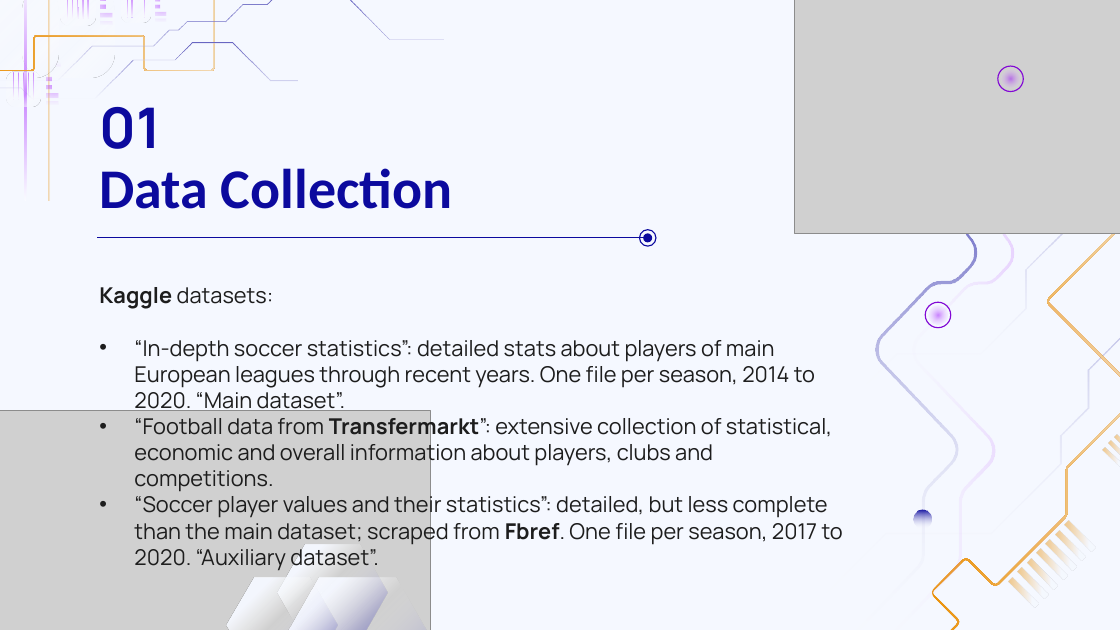
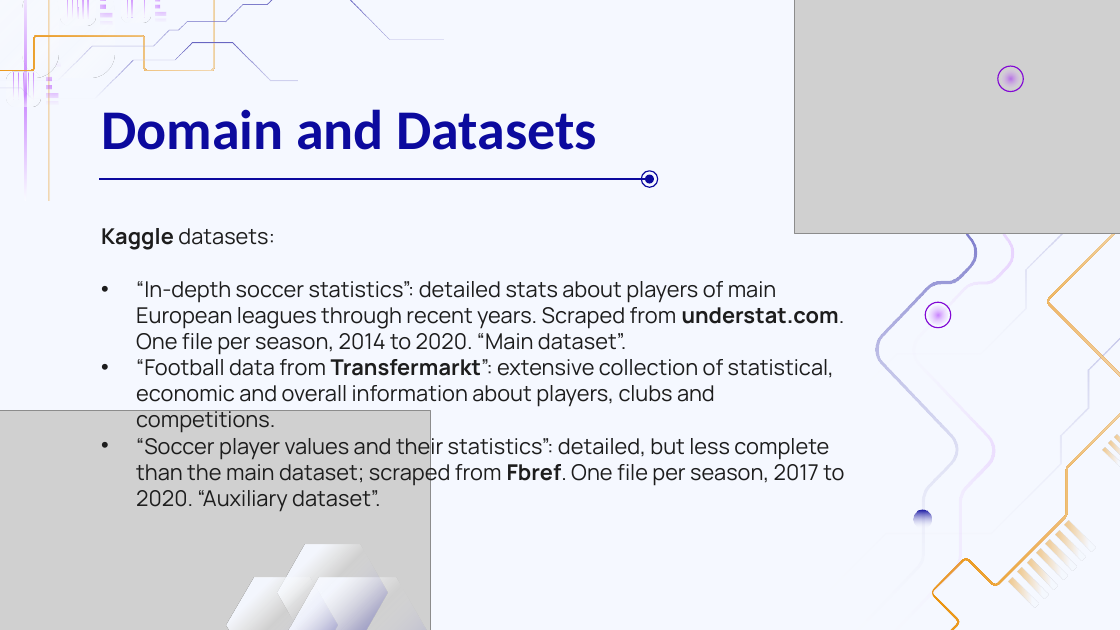
Before and after one commit to MarcoGasparini00/DataCrafters, a slide deck: slide 5 of presentation/DB2.pptx (slide 4 before the commit). Drawn at 1120x630 pixels with LibreOffice and Linux fonts; fonts in the diff are those of the drawing; grey boxes stand for pictures. Boxes give left, top, right and bottom in pixels: in the first picture for what was removed or moved away, otherwise in the second. Text is boxed around its words. In the diff, an @@ line names an element or a change of style, - is before the commit and + after.

Commit message:
MG updated ppt

```diff
--- a/presentation/DB2.pptx
+++ b/presentation/DB2.pptx
@@ title removed at bbox=[99, 107, 160, 149] @@
-01
@@ title at bbox=[101, 109, 597, 150]: text changed @@
-Data Collection
+Domain and Datasets
@@ line moved from (97, 237) - (644, 237) to (100, 179) - (646, 179) @@
@@ 2 ellipses, 1 subtitle: place and size @@
-2 ellipses, 1 subtitle at bbox=[99, 230, 843, 571]
+2 ellipses, 1 subtitle at bbox=[101, 171, 845, 512]
@@ subtitle at bbox=[136, 281, 845, 355]: text changed @@
-• “In-depth soccer statistics”: detailed stats about players of main European leagues through recent years. One file per season, 2014 to 2020. “Main dataset”.
+• “In-depth soccer statistics”: detailed stats about players of main European leagues through recent years. Scraped from understat.com. One file per season, 2014 to 2020. “Main dataset”.
```
Also in this commit, not shown: 12 other slides changed, 2 slides added, 3 slides removed.
